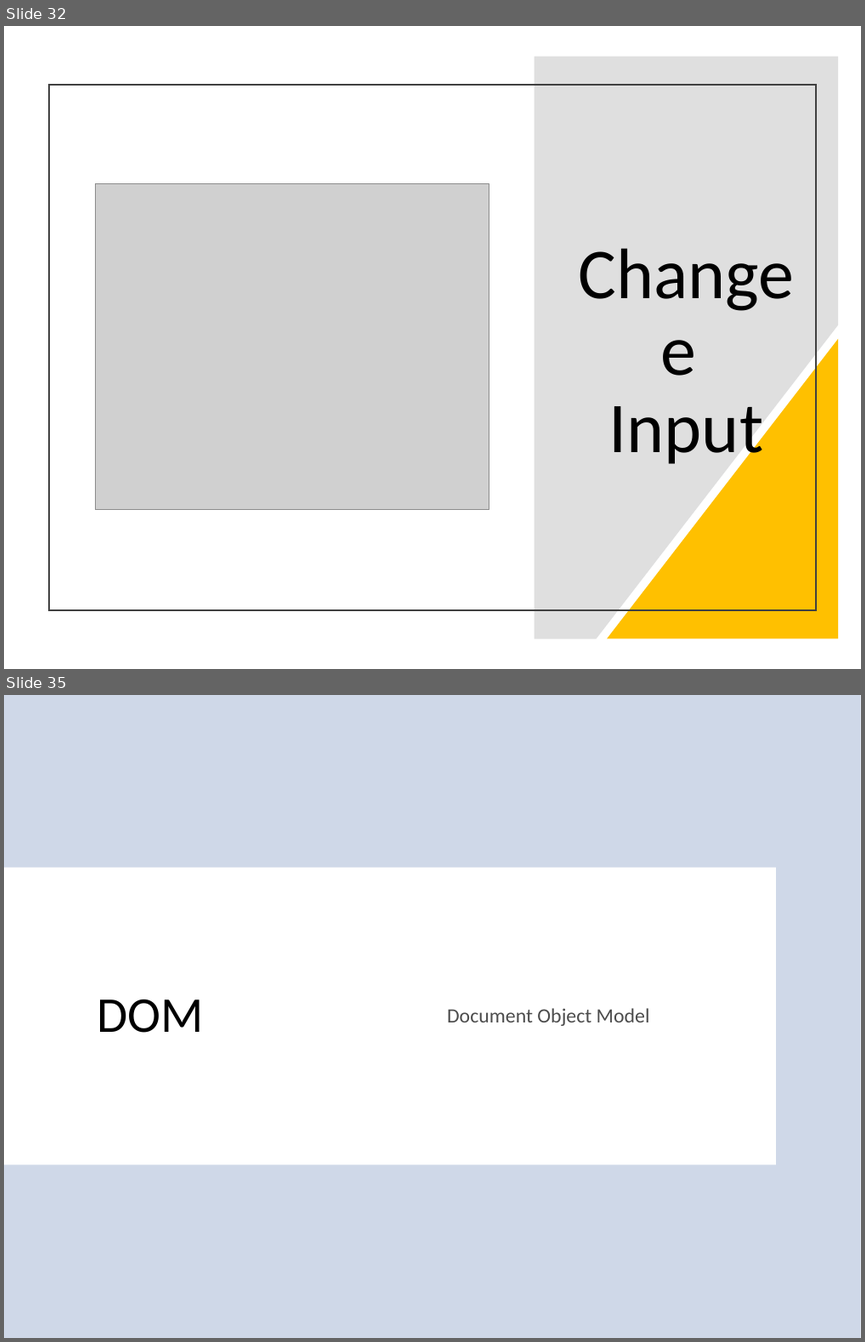
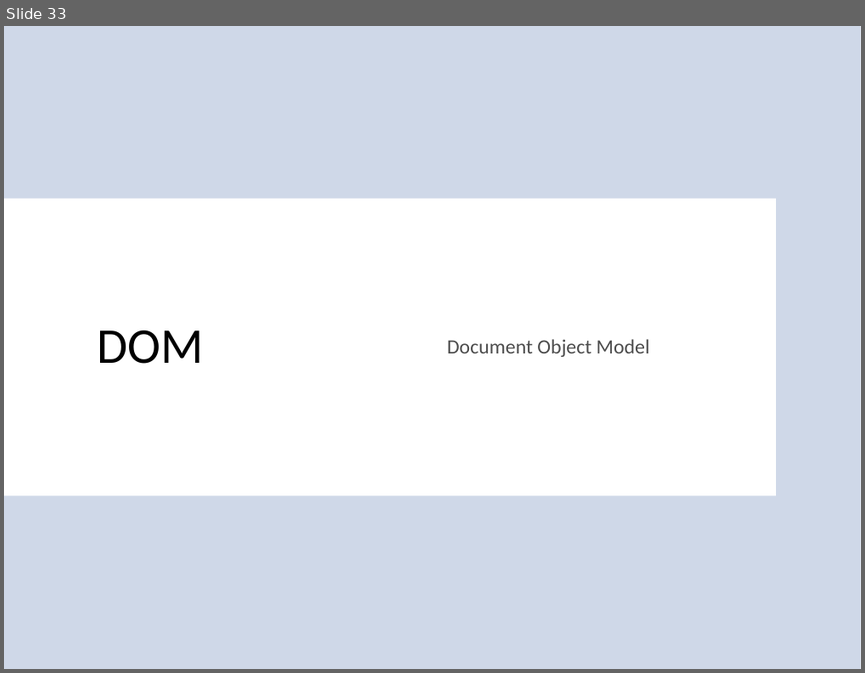
Before and after one commit to thiagospin/APLICWEBI, a slide deck: slides/HTML e CSS.pptx. Shown one above the other, each under a label of ours: slides 32 and 35 before the commit, slide 33 after it; the slides between them are not shown. The pictures are 865x1342 and 865x673 pixels, drawn with LibreOffice and Linux fonts; fonts in the diff are those of the drawing; grey boxes stand for pictures; background and template pictures are left out. Boxes give left, top, right and bottom in pixels: in the first picture for what was removed or moved away, otherwise in the second. Text is boxed around its words. In the diff, an @@ line names an element or a change of style, - is before the commit and + after.

```diff
--- a/slides/HTML e CSS.pptx
+++ b/slides/HTML e CSS.pptx
@@ slide 32 removed at [4, 26, 861, 669], background #FFFFFF @@
@@ freeform shape removed at [534, 56, 839, 638] @@
@@ rectangle removed at [49, 85, 816, 609] @@
@@ picture removed at [95, 183, 489, 510] @@
@@ title removed at [579, 248, 794, 468] @@
-Change e
-Input
@@ right triangle removed at [607, 339, 838, 639] @@
@@ what was slide 35 is now slide 33 @@
```
Also in this commit, not shown: 1 slide changed, 2 slides added, 2 other slides removed, 1 other file.
